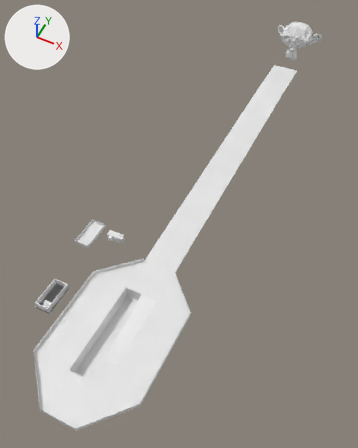
A saved change to the glTF model movement_mesh.glb.
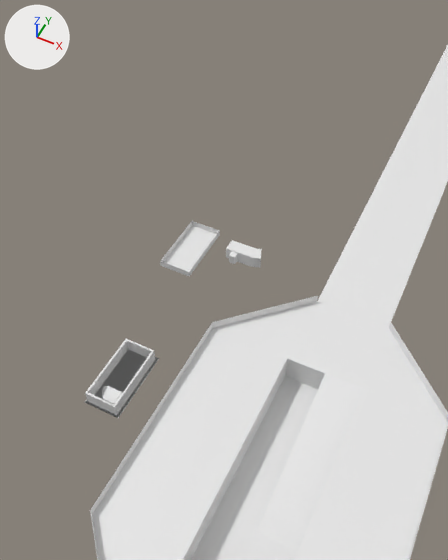
Each version is shown whole from a 50 mm lens placed at (49.0, -49.6, 119.8), pointed at (-0.2, 48.7, -3.0), then close up from a 50 mm lens placed at (12.9, -28.7, 69.0), pointed at (-13.0, 23.0, 4.3). The lights are fixed; the arrows at upper left show +X, +Y and +Z. Where no turn or scale is listed for an object, it has been applied to the vertices.
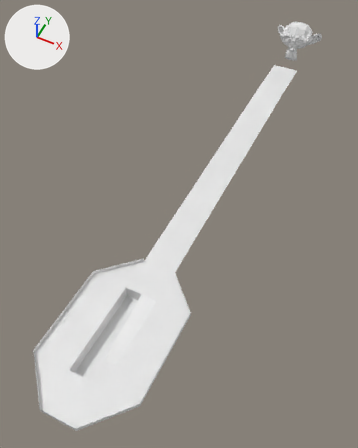
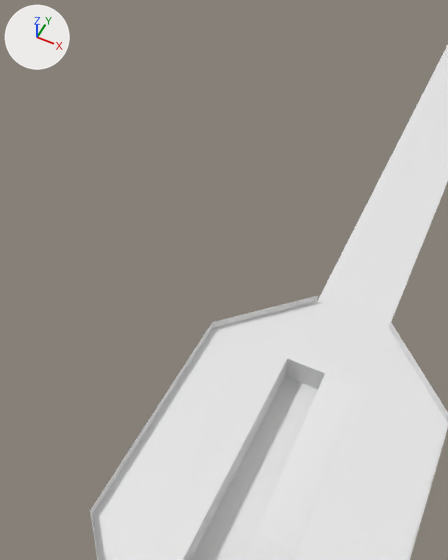
Changed parts and their boxes (x1, y1, x2, y2) in the close-ups (448 x 560 px):
'Plane.002', deleted: before (160, 221, 262, 277)
'Plane', deleted: before (84, 339, 157, 417)
'Plane.003', deleted: before (85, 350, 159, 418)

Edits to the bpy script that builds the scene:
```text
Remove ob_plane:
    ob_plane = bpy.data.objects.new('Plane', me_plane)
    ob_plane.location = (-20.2, 1.0, 0.0)
Remove ob_plane_002:
    ob_plane_002 = bpy.data.objects.new('Plane.002', me_plane_002)
    ob_plane_002.location = (-23.6, 25.8, 0.0)
Remove ob_plane_003:
    ob_plane_003 = bpy.data.objects.new('Plane.003', me_plane_003)
    ob_plane_003.location = (-20.1, 1.0, 0.0)
```
